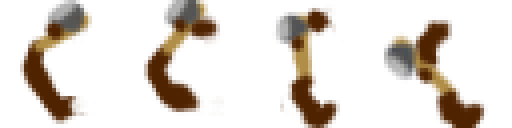
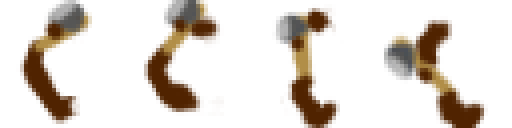
Layered file, before and after one edit (512x128). Changes by layer:
painted on "Layer 2" (2nd of 4, in "Torso" › "Group 1 copy 2") over [280, 104, 284, 112]
painted on "Layer 2" (4th of 4, in "Torso" › "Group 1") over [80, 96, 88, 116]
